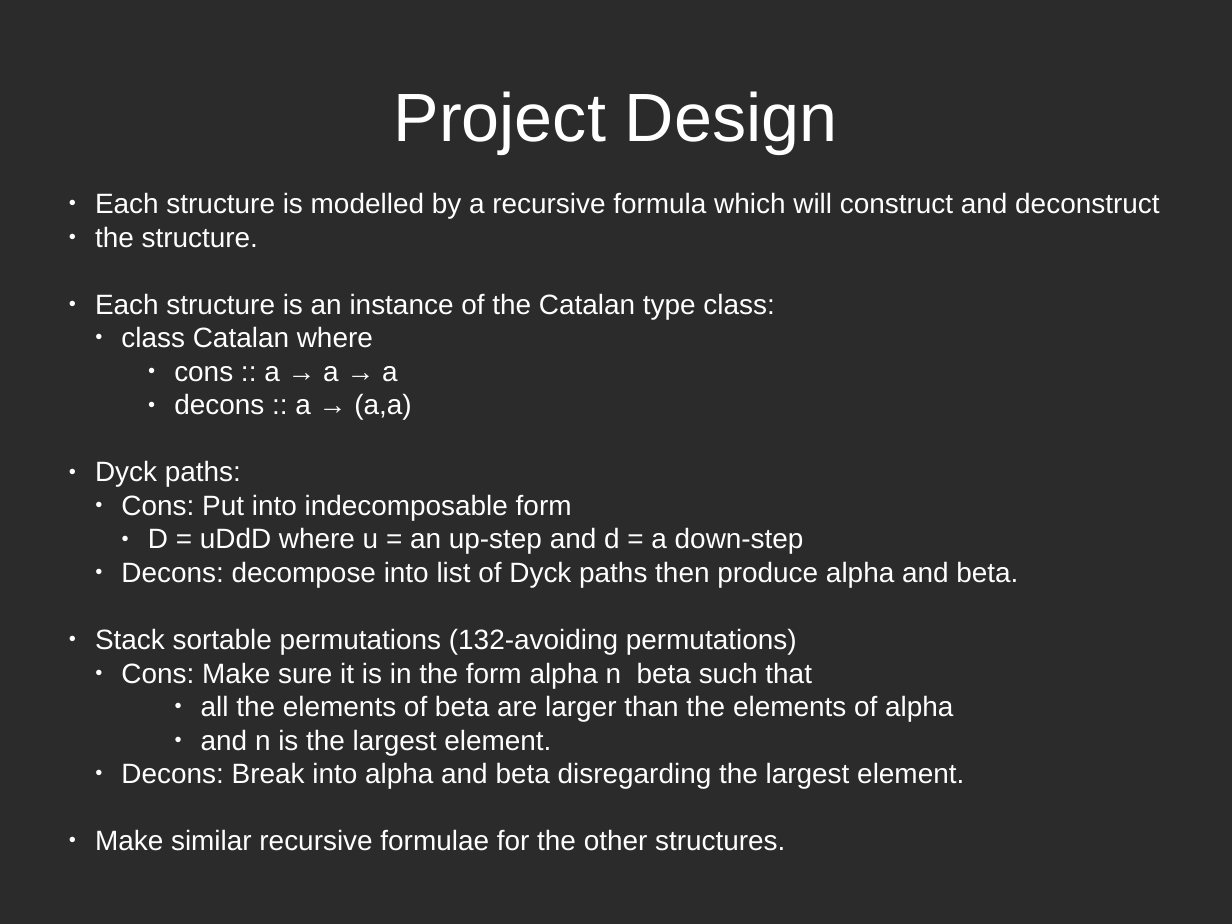
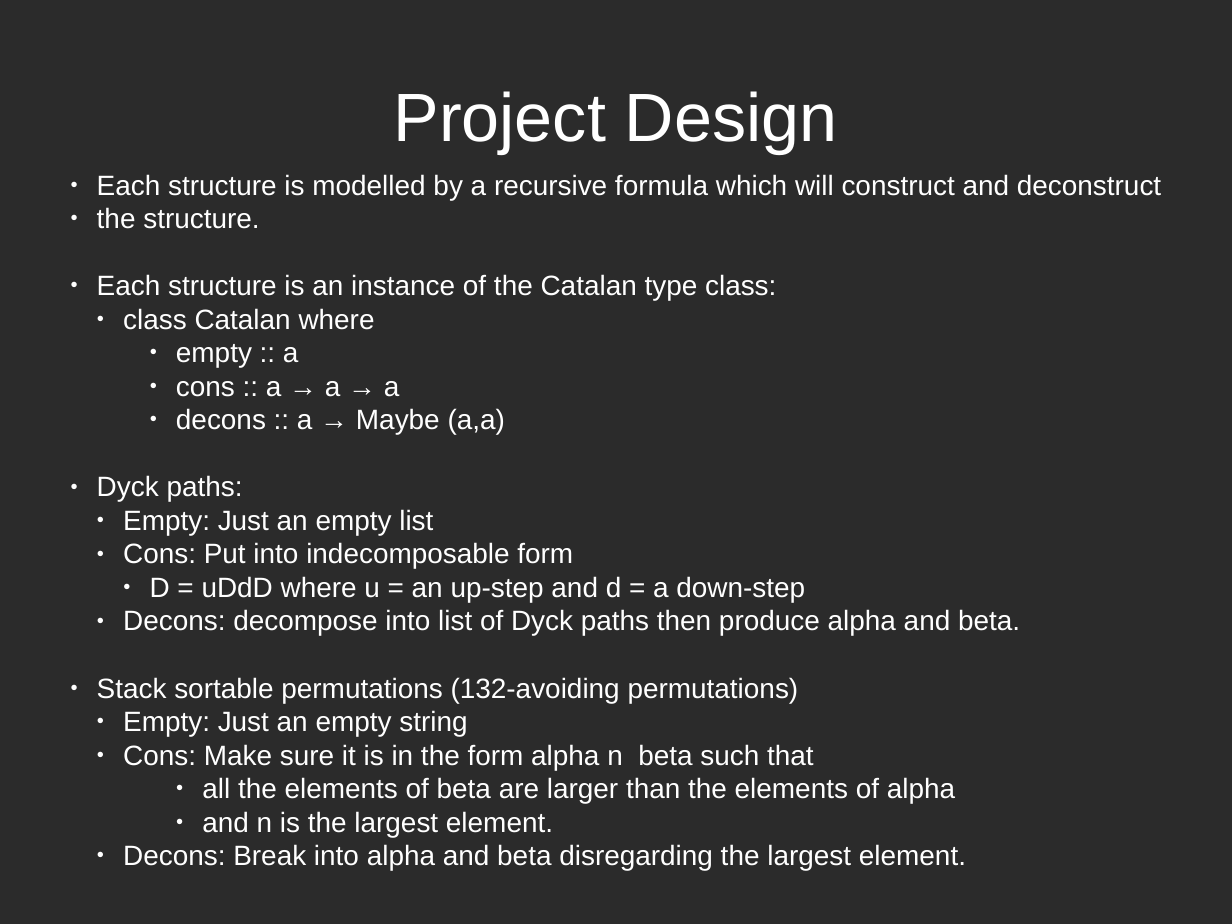
Before and after one commit to patons02/catalan-structures, a slide deck: slide 5 of posterPresentation/posterPresentation.odp. Drawn at 1232x924 pixels with LibreOffice and Linux fonts; fonts in the diff are those of the drawing; background and template pictures are left out; a plain dark background stands for a picture behind light text. Boxes give left, top, right and bottom in pixels: in the first picture for what was removed or moved away, otherwise in the second. Text is boxed around its words. In the diff, an @@ line names an element or a change of style, - is before the commit and + after.

```diff
--- a/posterPresentation/posterPresentation.odp
+++ b/posterPresentation/posterPresentation.odp
@@ text "Each structure is modelled by ...": place and size @@
-text "Each structure is modelled by ..." at [95, 192, 1159, 851]
+text "Each structure is modelled by ..." at [97, 174, 1161, 870]
@@ text at [176, 344, 299, 367]: paragraph added @@
+      ● empty :: a
@@ text at [176, 408, 505, 435]: text changed @@
-      ● decons :: a → (a,a)
+      ● decons :: a → Maybe (a,a)
@@ text at [123, 509, 433, 535]: paragraph added @@
+  ● Empty: Just an empty list
@@ text at [123, 710, 467, 736]: paragraph added @@
+  ● Empty: Just an empty string
@@ text at [95, 829, 785, 851]: paragraph removed @@
-● Make similar recursive formulae for the other structures.
```
Also in this commit, not shown: 1 other slide changed, 1 slide added, 1 other file.
